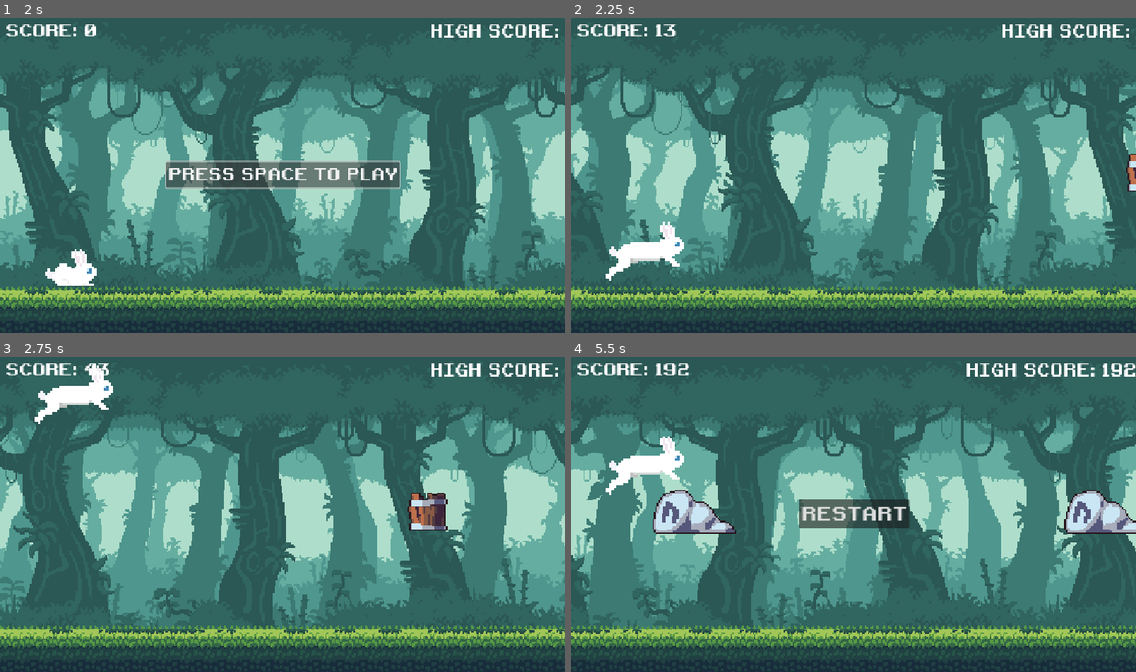
Above: before the commit, frames 1-4 (two rows, left to right).
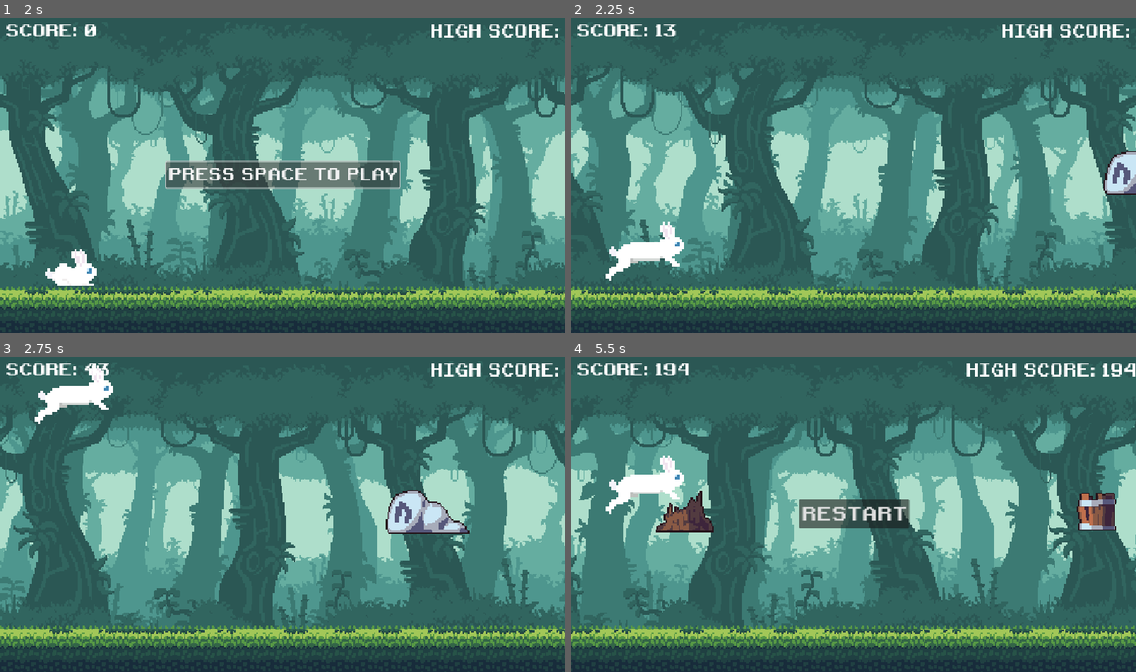
Above: after the commit, the same moments.

Repository: akshithP/rabbit-race
Game: Godot game, scene res://scenes/main.tscn
Same seed, same stepped clock (60 frames per second), same inputs: the game is played once before the commit and once after it.
Inputs:
- Up to frame 1 (2 s): click "PRESS SPACE TO PLAY" at 0.5 s; click "PRESS SPACE TO PLAY" at 1.25 s
- Up to frame 2 (2.25 s): tap Enter (ui_accept) at 2 s
- Up to frame 3 (2.75 s): tap Space (jump) at 2.27 s
- Up to frame 4 (5.5 s): tap Space (jump) at 3.02, 4.52, 5.27 s; hold Down (down) 3.53-4.28 s

Frame 1 is identical in both runs. In frame 2, 0.7% of the frame differs, in the area x 94-100%, y 42-57%; in frame 3, 1.4%; in frame 4, 23%, in the area x 0-100%, y 2-93%.

Commit message:
Enhanced obstacle generation with fallback textures for HTML5 compatibility; updated Godot configuration and improved debug logging.

Diff:
--- a/scenes/main.gd
+++ b/scenes/main.gd
@@ -8,6 +8,10 @@
 var obstacle_types := [stump_scene, rock_scene, barrel_scene]
 var obstacles: Array
 var bird_heights := [200, 390]
+
+# Fallback obstacle creation (for HTML5 compatibility)
+var obstacle_textures := []
+var use_fallback := false
 
 # const
 const RABBIT_START = Vector2i(150, 485)
@@ -36,7 +40,58 @@
 	ground_height = $Ground.get_node("Sprite2D").texture.get_height()
 	$GameOver.get_node("Button").pressed.connect(new_game)
 	ground_tiles = [$Ground]  # Start with the initial ground tile
+
+	# Debug: Check if obstacle scenes loaded properly
+	print("Obstacle scenes loaded:")
+	for i in range(obstacle_types.size()):
+		if obstacle_types[i] != null:
+			print("  Obstacle ", i, ": OK")
+		else:
+			print("  Obstacle ", i, ": FAILED TO LOAD")
+			use_fallback = true
+
+	# Load fallback textures if needed
+	if use_fallback:
+		print("Using fallback obstacle creation")
+		load_fallback_textures()
+
 	new_game()
+
+func load_fallback_textures():
+	# Load textures directly for fallback obstacle creation
+	var stump_texture = load("res://assets/obstacles/stump.png")
+	var rock_texture = load("res://assets/obstacles/rock.png")
+	var barrel_texture = load("res://assets/obstacles/barrel.png")
+
+	if stump_texture != null and rock_texture != null and barrel_texture != null:
+		obstacle_textures = [stump_texture, rock_texture, barrel_texture]
+		print("Fallback textures loaded successfully")
+	else:
+		print("Failed to load fallback textures")
+
+func create_fallback_obstacle(texture_index: int):
+	var obstacle = Area2D.new()
+	var sprite = Sprite2D.new()
+	var collision = CollisionPolygon2D.new()
+
+	# Set up sprite
+	sprite.texture = obstacle_textures[texture_index]
+	sprite.scale = Vector2(3, 3)
+	sprite.texture_filter = CanvasItem.TEXTURE_FILTER_NEAREST
+
+	# Set up collision (simple rectangle)
+	var polygon = PackedVector2Array()
+	polygon.append(Vector2(-20, -20))
+	polygon.append(Vector2(20, -20))
+	polygon.append(Vector2(20, 20))
+	polygon.append(Vector2(-20, 20))
+	collision.polygon = polygon
+	collision.scale = Vector2(3, 3)
+
+	obstacle.add_child(sprite)
+	obstacle.add_child(collision)
+
+	return obstacle
 
 func new_game():
 	score = 0
@@ -121,32 +176,58 @@
 	$HUD.get_node("Score").text = "SCORE: " + str(score / SCORE_MODIFIER)
 
 func generate_obs():
-	if obstacles.is_empty() or last_obs.position.x < score + randi_range(400, 500):
-		var obs_type = obstacle_types[randi() % obstacle_types.size()]
+	# Check if we should generate obstacles
+	var should_generate = false
+	if obstacles.is_empty():
+		should_generate = true
+	elif last_obs != null and last_obs.position.x < score + randi_range(400, 500):
+		should_generate = true
+
+	if should_generate:
+		# Generate ground obstacles
 		var obs
 		var max_obs = difficulty + 1
 		for i in range(randi() % max_obs + 1):
-			obs = obs_type.instantiate()
-			var obs_height = obs.get_node("Sprite2D").texture.get_height()
-			var obs_scale = obs.get_node("Sprite2D").scale
-			var obs_x : int = screen_size.x + score + 500 + (i * 100)
-			var obs_y : int = screen_size.y - 130
-			last_obs = obs
-			add_obs(obs, obs_x, obs_y)
-		#additionally random chance to spawn a bird
-		if difficulty ==  MAX_DIFFICULTY:
+			if use_fallback:
+				# Use fallback obstacle creation
+				var texture_index = randi() % obstacle_textures.size()
+				obs = create_fallback_obstacle(texture_index)
+			else:
+				# Use preloaded scenes
+				var obs_type = obstacle_types[randi() % obstacle_types.size()]
+				if obs_type != null:
+					obs = obs_type.instantiate()
+				else:
+					continue
+
+			if obs != null:
+				var obs_x : int = screen_size.x + score + 500 + (i * 100)
+				var obs_y : int = screen_size.y - 130
+				last_obs = obs
+				add_obs(obs, obs_x, obs_y)
+				print("Spawned obstacle at: ", obs_x, ", ", obs_y)  # Debug
+
+		# Additionally random chance to spawn a bird
+		if difficulty == MAX_DIFFICULTY:
 			if (randi() % 2) == 0:
-				#generate bird obstacles
-				obs = bird_scene.instantiate()
-				var obs_x : int = screen_size.x + score + 400
-				var obs_y : int = bird_heights[randi() % bird_heights.size()]
-				add_obs(obs, obs_x, obs_y)
+				# Generate bird obstacles
+				if bird_scene != null and not use_fallback:
+					obs = bird_scene.instantiate()
+					if obs != null:
+						var obs_x : int = screen_size.x + score + 400
+						var obs_y : int = bird_heights[randi() % bird_heights.size()]
+						add_obs(obs, obs_x, obs_y)
+						print("Spawned bird at: ", obs_x, ", ", obs_y)  # Debug
 
 func add_obs(obs, x, y):
-	obs.position = Vector2i(x, y)
-	obs.body_entered.connect(hit_obs)
-	add_child(obs)
-	obstacles.append(obs)
+	if obs != null:
+		obs.position = Vector2i(x, y)
+		obs.body_entered.connect(hit_obs)
+		add_child(obs)
+		obstacles.append(obs)
+		print("Added obstacle to scene. Total obstacles: ", obstacles.size())  # Debug
+	else:
+		print("Cannot add null obstacle")
 
 func adjust_difficulty():
 	difficulty = score / SPEED_MOD
@@ -154,8 +235,9 @@
 		difficulty = MAX_DIFFICULTY
 
 func remove_obs(obs):
-	obs.queue_free()
-	obstacles.erase(obs)
+	if obs != null:
+		obs.queue_free()
+		obstacles.erase(obs)
 
 func check_high_score():
 	if score > high_score:
Not shown, changed: docs/index.html
Not shown, changed: docs/index.pck
